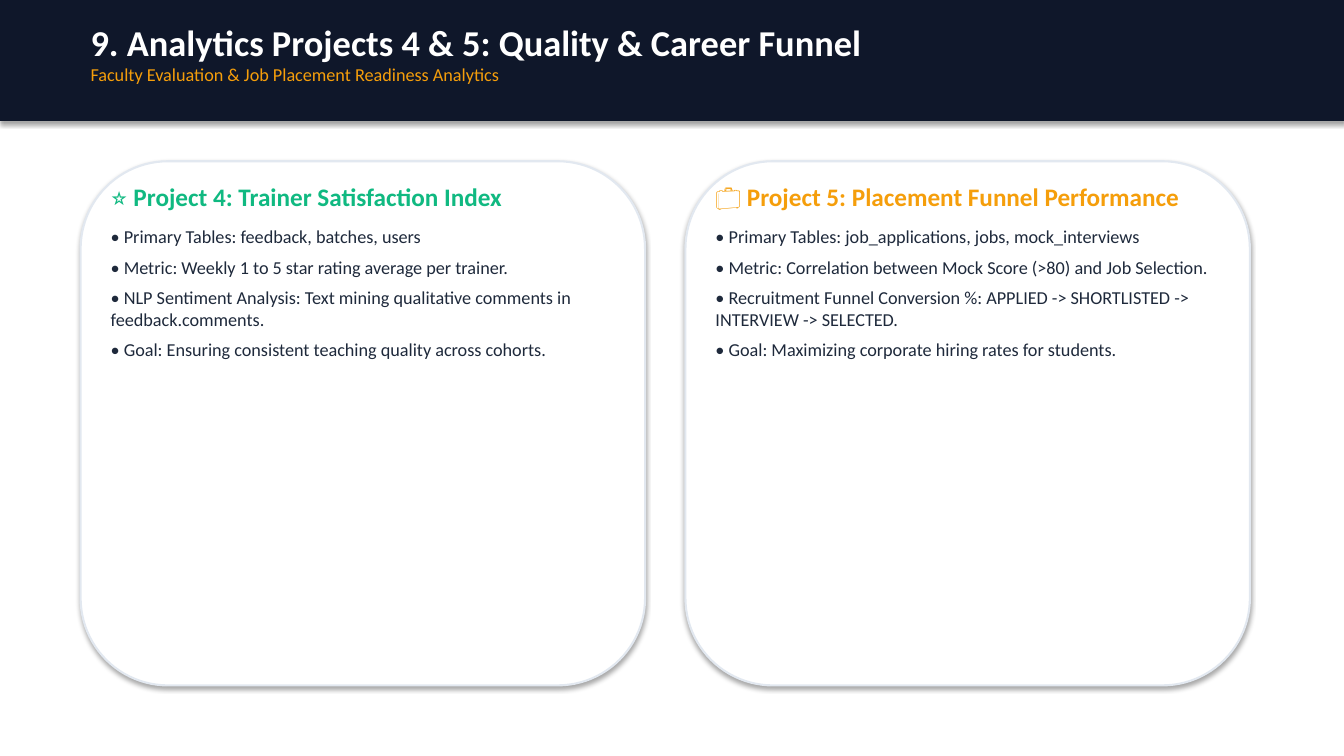
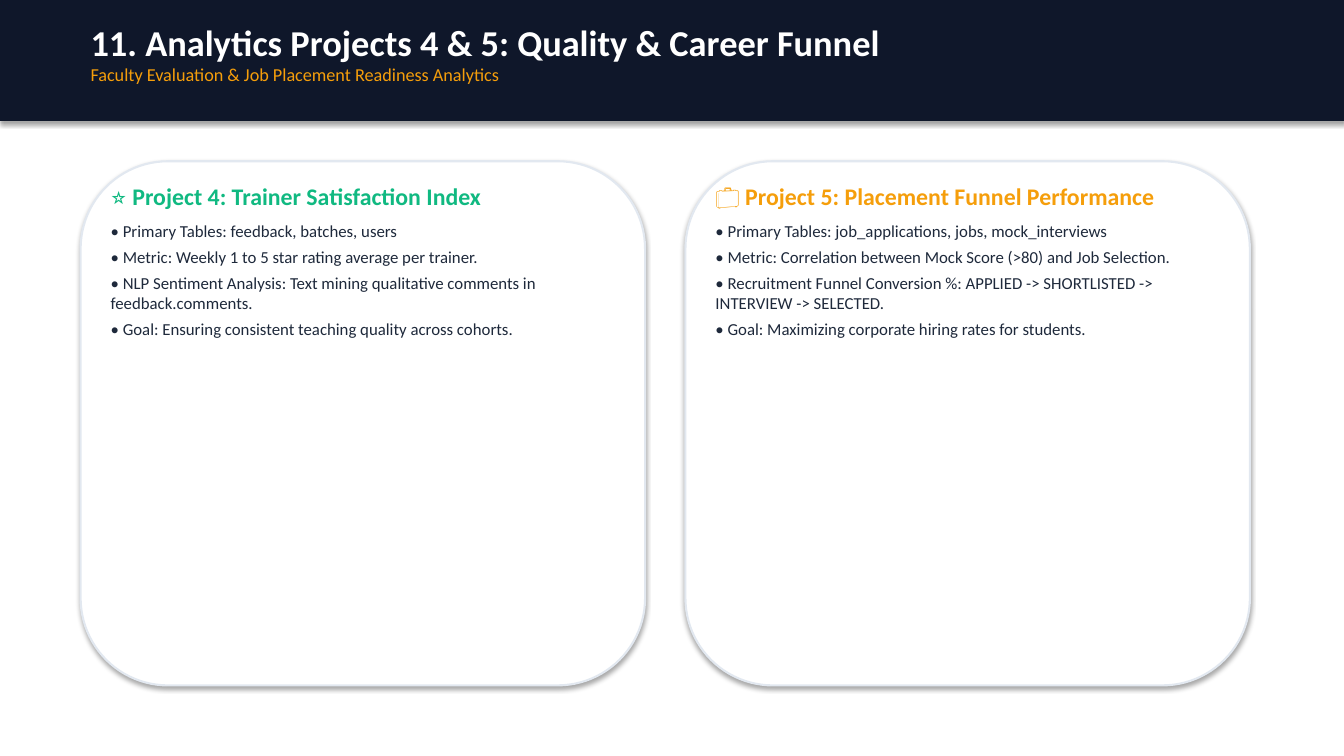
Before and after one commit to Devanshgupta712/Eduflow, a slide deck: slide 12 of LMS_Data_Architecture_and_Flow.pptx (slide 10 before the commit). Drawn at 1344x756 pixels with LibreOffice and Linux fonts; fonts in the diff are those of the drawing. Boxes give left, top, right and bottom in pixels: in the first picture for what was removed or moved away, otherwise in the second. Text is boxed around its words. In the diff, an @@ line names an element or a change of style, - is before the commit and + after.

Commit message:
Add dedicated ER diagram and Foreign Key table connection slides to LMS PowerPoint presentation

```diff
--- a/LMS_Data_Architecture_and_Flow.pptx
+++ b/LMS_Data_Architecture_and_Flow.pptx
@@ text at [91, 30, 879, 62]: text changed @@
-9. Analytics Projects 4 & 5: Quality & Career Funnel
+11. Analytics Projects 4 & 5: Quality & Career Funnel
@@ text "⭐ Project 4: Trainer Satisfaction ..." at [111, 188, 536, 338]: size 18 to 17 pt in "⭐ Project 4: Trainer Satisfaction Index"; size 13 to 12 pt in "• Primary Tables: feedback, batches, users", "• Metric: Weekly 1 to 5 star ...", "• NLP Sentiment Analysis: Text mining qualitative ...", "• Goal: Ensuring consistent teaching quality across ..."; less space between paragraphs @@
@@ text "💼 Project 5: Placement Funnel ..." at [715, 188, 1170, 338]: size 18 to 17 pt in "💼 Project 5: Placement Funnel Performance"; size 13 to 12 pt in "• Primary Tables: job_applications, jobs, mock_interviews", "• Metric: Correlation between Mock Score (>80) ...", "• Recruitment Funnel Conversion %: APPLIED -> ...", "• Goal: Maximizing corporate hiring rates for ..."; less space between paragraphs @@
```
Also in this commit, not shown: 9 other slides changed, 2 slides added, 2 other files.
